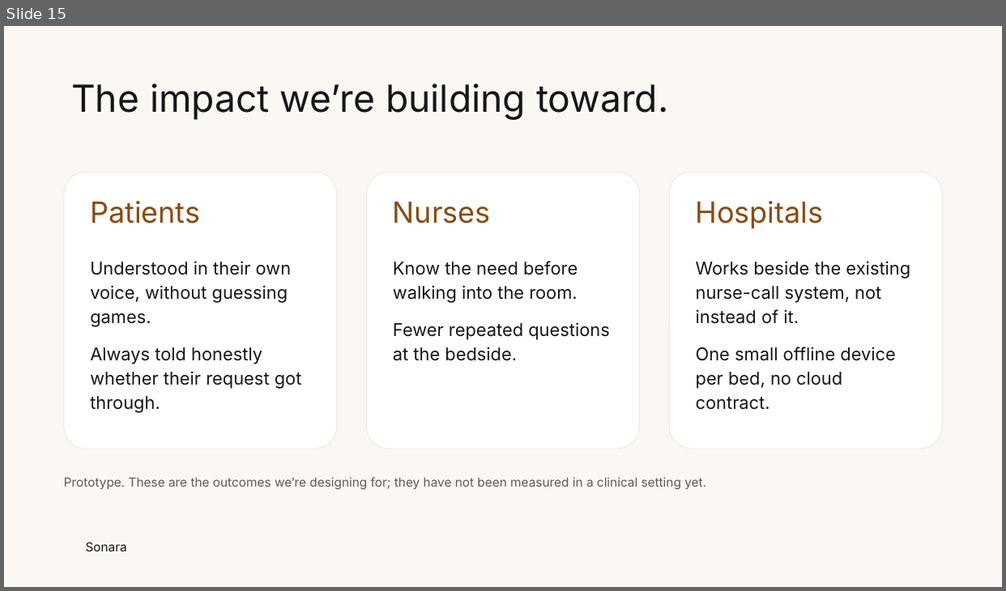
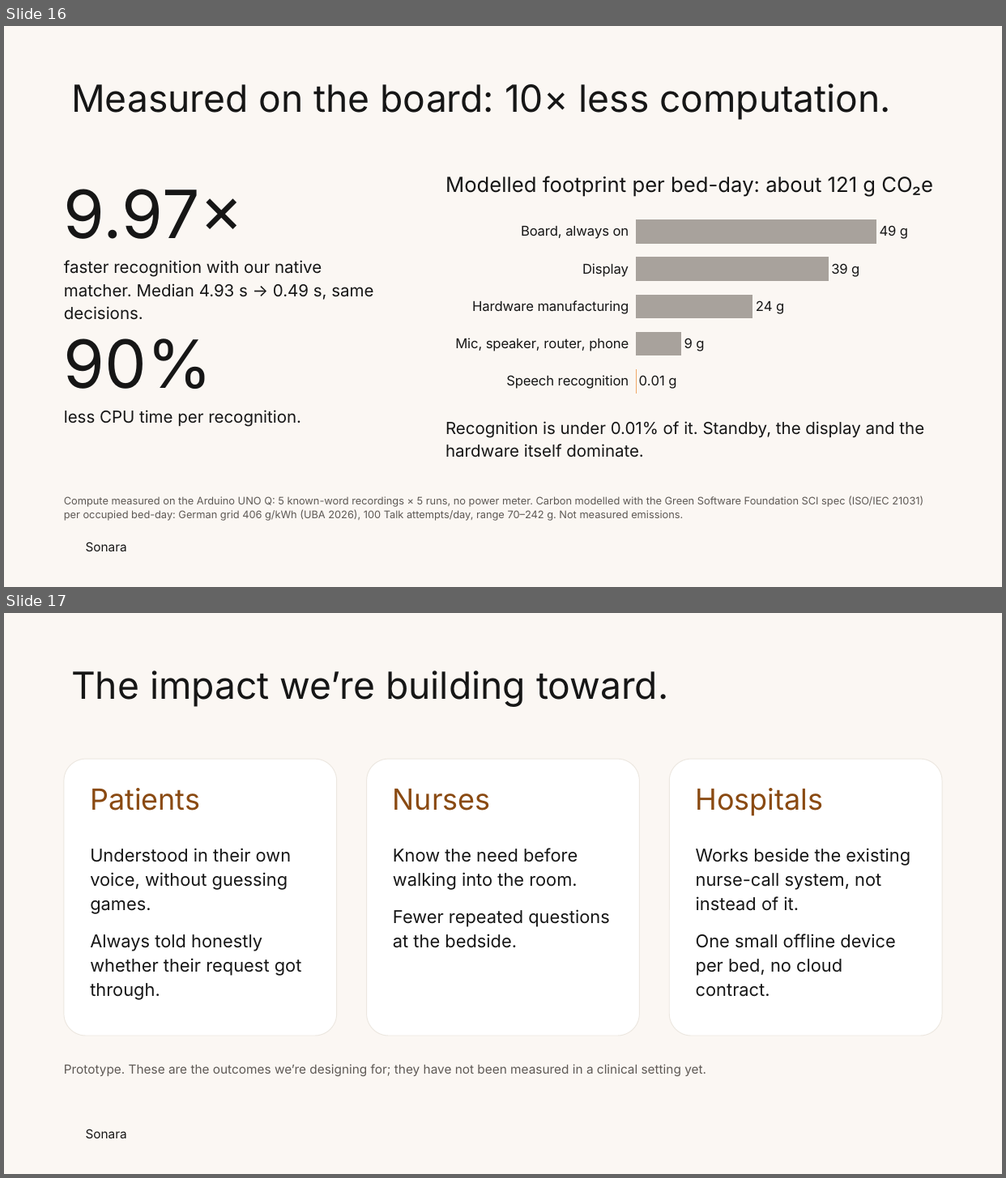
Before and after one commit to RaneemK-commits/sonara, a slide deck: roles/ui/presentation/Sonara-template.pptx. Shown one above the other, each under a label of ours: slide 15 before the commit, slides 16 and 17 after it. The pictures are 1006x591 and 1006x1178 pixels, drawn with LibreOffice and Linux fonts; fonts in the diff are those of the drawing; background and template pictures are left out. Boxes give left, top, right and bottom in pixels: in the first picture for what was removed or moved away, otherwise in the second. Text is boxed around its words. In the diff, an @@ line names an element or a change of style, - is before the commit and + after.

```diff
--- a/roles/ui/presentation/Sonara-template.pptx
+++ b/roles/ui/presentation/Sonara-template.pptx
@@ slide 16 added at [4, 26, 1002, 587], background #FBF7F3; not listed: 1 template element that a slide beside it also shows @@
@@ title added at [71, 84, 891, 120], 36 pt, text #161616 @@
+Measured on the board: 10× less computation.
@@ text added at [64, 189, 244, 239], 64 pt, text #161616 @@
+9.97×
@@ text added at [445, 176, 933, 197], 20 pt, text #161616 @@
+Modelled footprint per bed-day: about 121 g CO₂e
@@ bar chart added at [445, 209, 942, 404] @@
+categories: Speech recognition, Mic, speaker, router, phone, Hardware manufacturing, Display, Board, always on
+Series 1: 0.01, 9.18, 23.68, 38.98, 48.72
@@ text added at [64, 260, 373, 320], 16 pt, text #161616 @@
+faster recognition with our native matcher. Median 4.93 s → 0.49 s, same decisions.
@@ text added at [64, 339, 212, 389], 64 pt, text #161616 @@
+90%
@@ text added at [64, 410, 301, 427], 16 pt, text #161616 @@
+less CPU time per recognition.
@@ text added at [445, 421, 924, 458], 16 pt, text #161616 @@
+Recognition is under 0.01% of it. Standby, the display and the hardware itself dominate.
@@ text added at [64, 496, 923, 521], 10 pt, text #5E5955 @@
+Compute measured on the Arduino UNO Q: 5 known-word recordings × 5 runs, no power meter. Carbon modelled with the Green Software Foundation SCI spec (ISO/IEC 21031) per occupied bed-day: German grid 406 g/kWh (UBA 2026), 100 Talk attempts/day, range 70–242 g. Not measured emissions.
@@ what was slide 15 is now slide 17 @@
```
Also in this commit, not shown: 5 slides changed, 1 other slide added.
